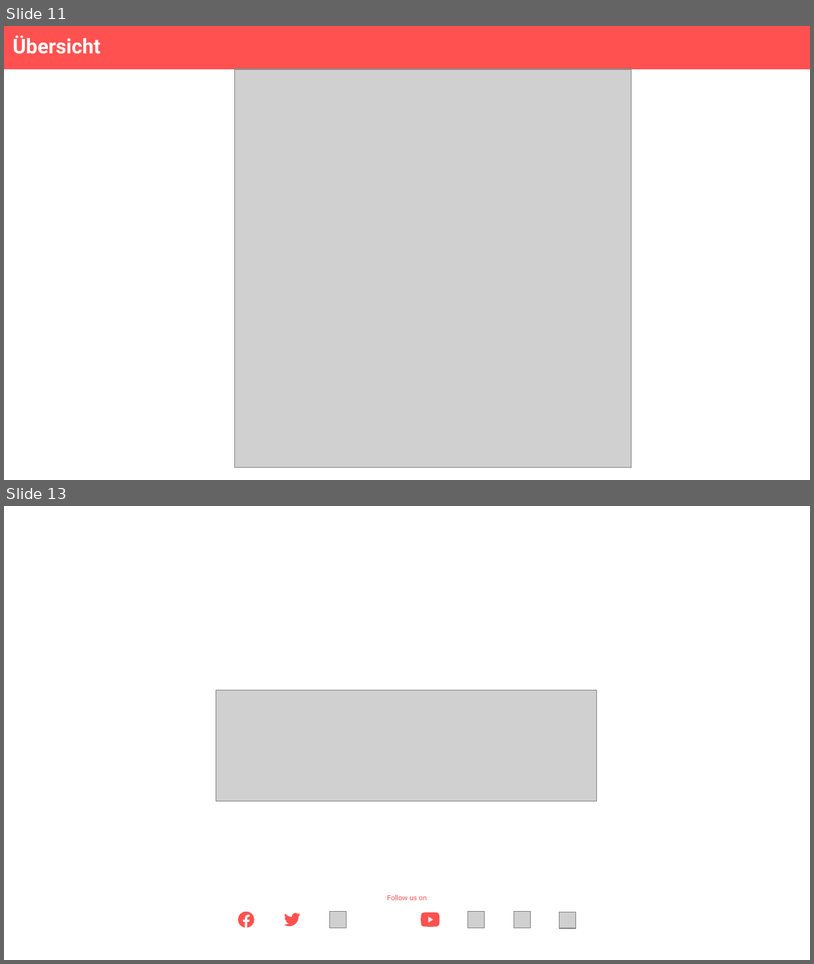
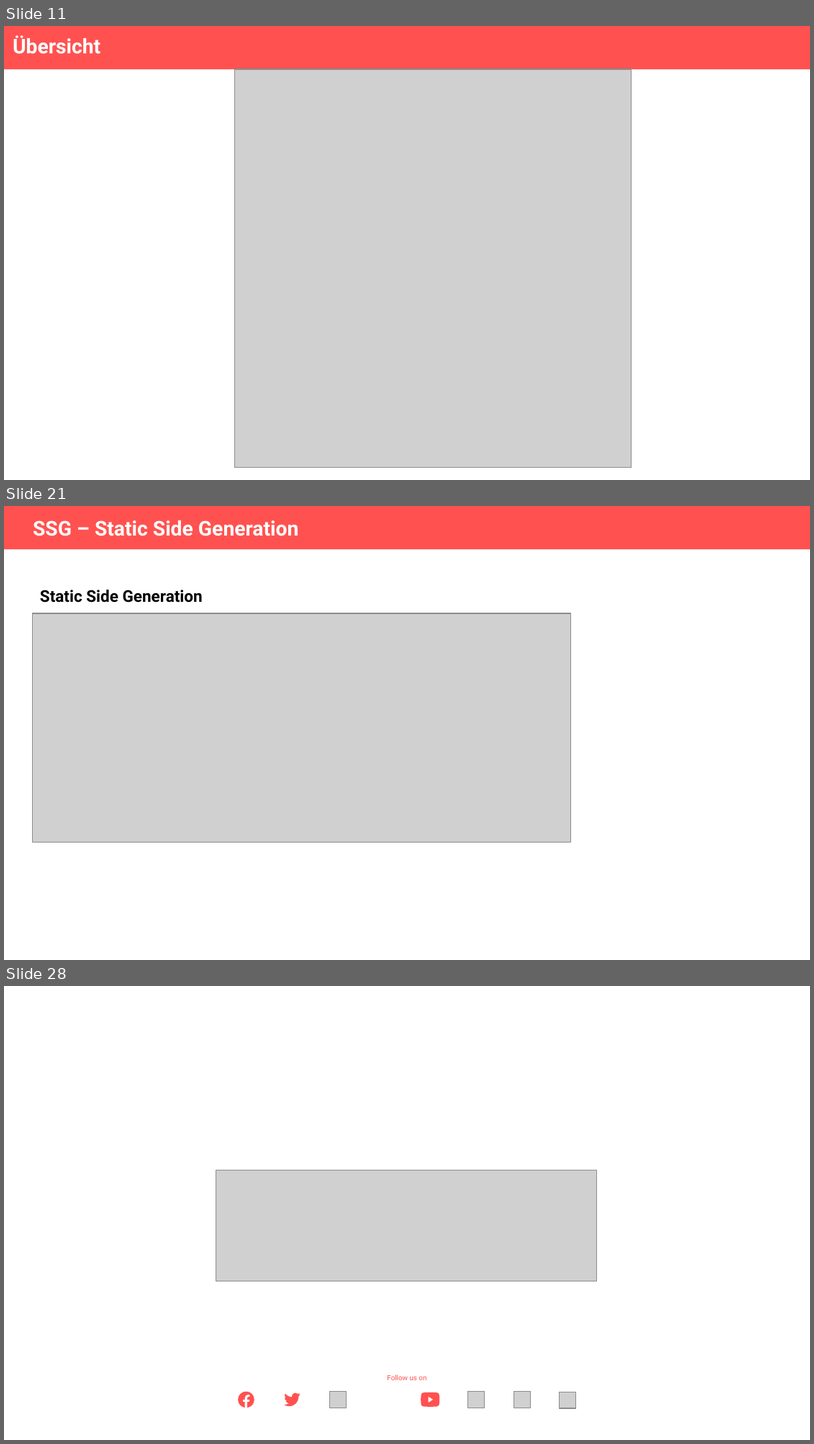
Before and after one commit to Theiaz/renderingpatterns, a slide deck: vortrag.odp. Shown one above the other, each under a label of ours: slides 11 and 13 before the commit, slides 11, 21 and 28 after it; the slides between them are not shown. The pictures are 814x964 and 814x1444 pixels, drawn with LibreOffice and Linux fonts; fonts in the diff are those of the drawing; grey boxes stand for pictures; background and template pictures are left out. Boxes give left, top, right and bottom in pixels: in the first picture for what was removed or moved away, otherwise in the second. Text is boxed around its words. In the diff, an @@ line names an element or a change of style, - is before the commit and + after.

```diff
--- a/vortrag.odp
+++ b/vortrag.odp
@@ slide 21 added at box(4, 506, 810, 960), background #FFFFFF @@
@@ rectangle added at box(4, 506, 810, 549), fill #FF5250 @@
@@ title added at box(33, 520, 298, 536), 20 pt, text #FFFFFF, bold @@
+SSG – Static Side Generation
@@ text added at box(40, 590, 203, 602), 16 pt, text #000000, bold @@
+Static Side Generation
@@ picture added at box(33, 613, 571, 842) @@
@@ what was slide 13 is now slide 28 @@
```
Also in this commit, not shown: 3 slides changed, 14 other slides added, 2 other files.
